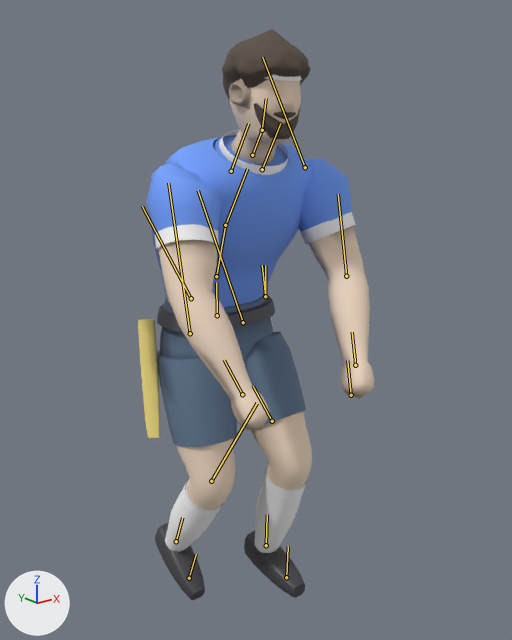
Renders of the glTF model flagster/lib/flagplayer.glb from each side of a commit.
One viewpoint serves both versions: a camera (50 mm lens) standing at (-1.226, -1.726, 1.619) and looking at (0.039, -0.144, 0.986). The lights are fixed; the arrows at lower left show +X, +Y and +Z. The first picture is the older version. Both versions are drawn at frame 7 of the action 'FlagGrab'; the numbers are the values there. The bones that change, and the others that lie on the model, are drawn over the model as lines.

The first picture shows 'band', 'beard_full', 'belt', 'flag', 'hair_afro', 'hair_fade', 'hair_locs', 'head', 'jersey', 'shoes', 'shorts', 'skin', 'socks', 'trim'.
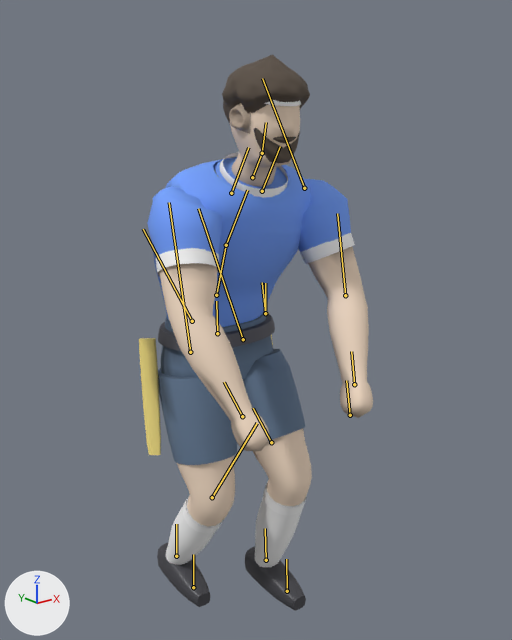
Changed parts and their boxes (x1, y1, x2, y2) in the pictures (512 x 640 px):
'skin', posed: before (158, 133, 374, 510); after (159, 154, 373, 526)
'jersey', posed: before (146, 135, 352, 308); after (147, 157, 351, 327)
'shorts', posed: before (157, 293, 306, 447); after (158, 311, 306, 465)
'trim', posed: before (155, 130, 356, 517); after (156, 152, 355, 533)
'hair_afro', posed: before (222, 29, 311, 84); after (222, 55, 310, 109)
'socks', posed: before (165, 469, 307, 553); after (166, 485, 306, 567)
'head', posed: before (229, 78, 301, 145); after (229, 103, 300, 168)
'shoes', posed (12% shorter): before (155, 523, 305, 600); after (157, 543, 306, 611)
'flag', posed: before (138, 295, 273, 438); after (139, 312, 273, 455)
'belt', posed: before (157, 295, 275, 332); after (158, 312, 275, 351)
'beard_full', posed: before (254, 103, 301, 139); after (254, 128, 300, 163)
'hair_locs', posed: before (223, 40, 307, 101); after (223, 65, 306, 124)
bone 'Hips', root to tip: before (217, 315) to (216, 282); after (217, 333) to (216, 301)
bone 'Foot_L', root to tip: before (266, 545) to (267, 514); after (266, 560) to (265, 528)
bone 'Foot_R', root to tip: before (176, 541) to (182, 517); after (176, 556) to (176, 524)

The change, as a diff of the scene's bpy script:
```diff
--- a/flagster/lib/flagplayer.glb.py
+++ b/flagster/lib/flagplayer.glb.py
@@ bone_hips @@
 bone_hips = bpy.data.objects['FlagPlayerRig'].pose.bones['Hips']
-bone_hips.location = (0.0, -0.027, 0.0)
+bone_hips.location = (0.0, -0.086, 0.0)
@@ bone_foot_l @@
 bone_foot_l = bpy.data.objects['FlagPlayerRig'].pose.bones['Foot_L']  # child of 'LowerLeg_L'
-bone_foot_l.rotation_quaternion = (0.992, -0.13, 0.0, 0.0)  # degrees (-15, 0, 0)
+bone_foot_l.rotation_quaternion = (0.986, -0.166, 0.0, 0.0)  # degrees (-19, 0, 0)
@@ bone_foot_r @@
 bone_foot_r = bpy.data.objects['FlagPlayerRig'].pose.bones['Foot_R']  # child of 'LowerLeg_R'
-bone_foot_r.rotation_quaternion = (0.994, -0.112, 0.0, 0.0)  # degrees (-13, 0, 0)
+bone_foot_r.rotation_quaternion = (0.957, -0.289, 0.0, 0.0)  # degrees (-34, 0, 0)
```
